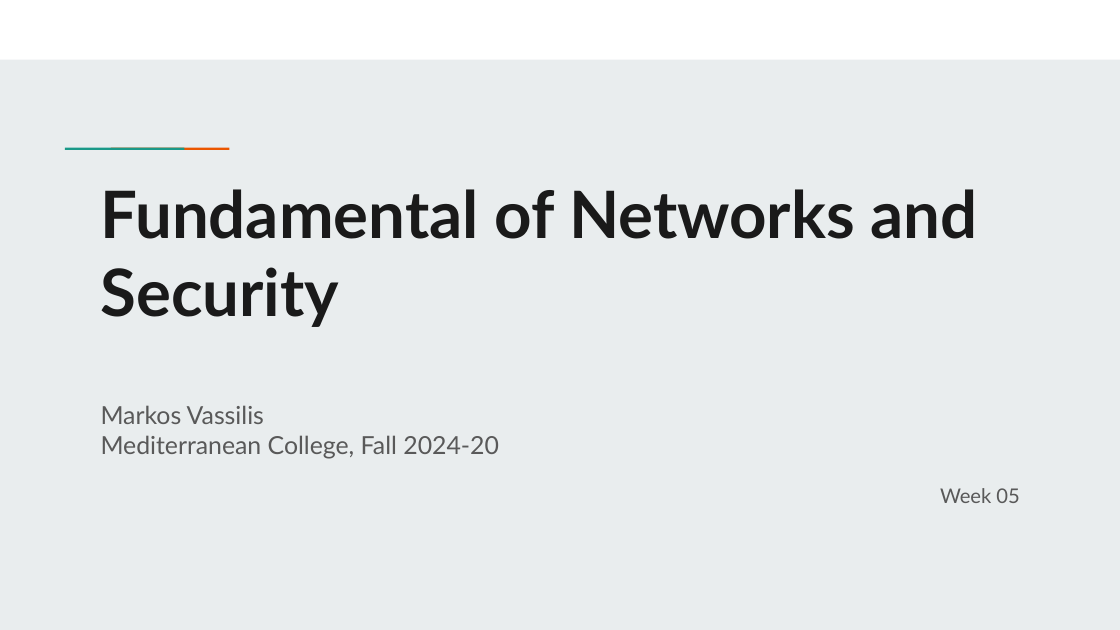
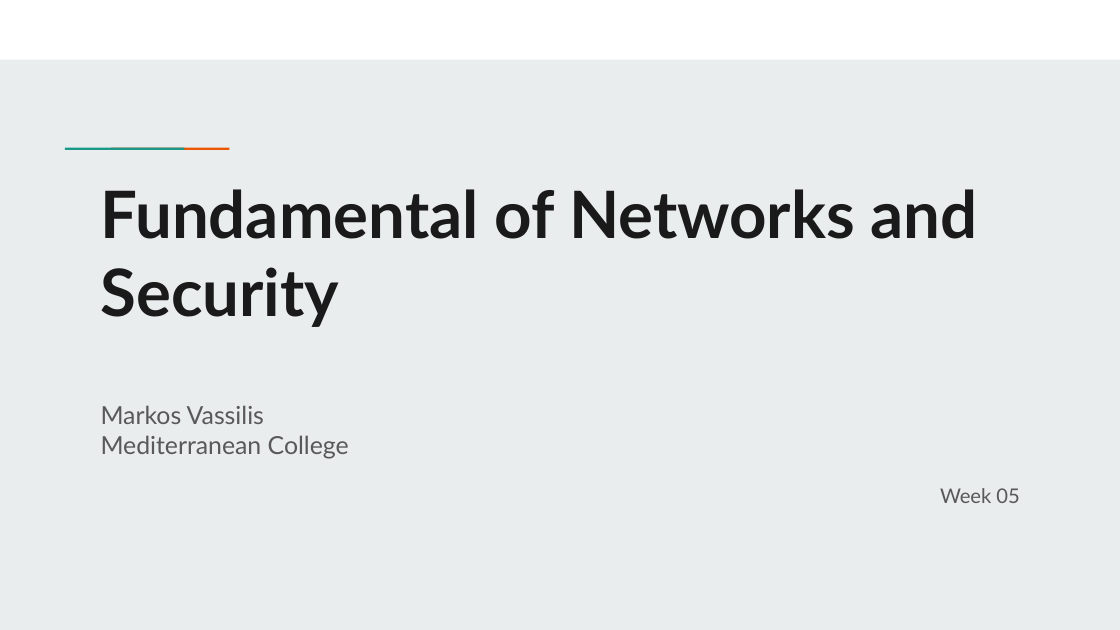
Before and after one commit to vmarkos-mc/networks-introduction, a slide deck: slide 1 of Week 05 - Network Topologies/slides/FNS - Week 5.pptx. Drawn at 1120x630 pixels with LibreOffice and Linux fonts; fonts in the diff are those of the drawing. Boxes give left, top, right and bottom in pixels: in the first picture for what was removed or moved away, otherwise in the second. Text is boxed around its words. In the diff, an @@ line names an element or a change of style, - is before the commit and + after.

Commit message:
Fix W05 slides

```diff
--- a/Week 05 - Network Topologies/slides/FNS - Week 5.pptx
+++ b/Week 05 - Network Topologies/slides/FNS - Week 5.pptx
@@ subtitle at <box>101,435,349,459</box>: text changed @@
-Mediterranean College, Fall 2024-20
+Mediterranean College
```
Also in this commit, not shown: 1 other file.
